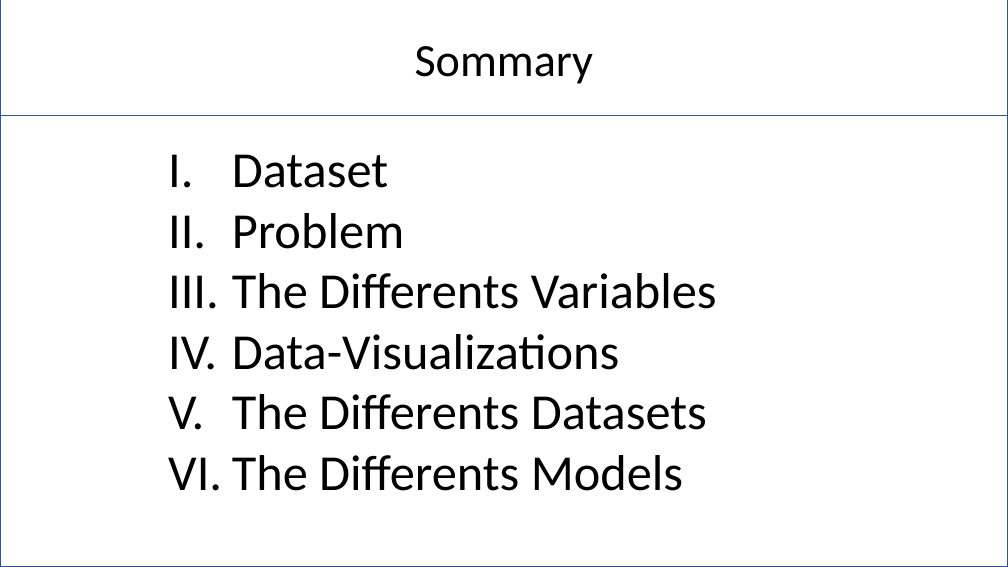
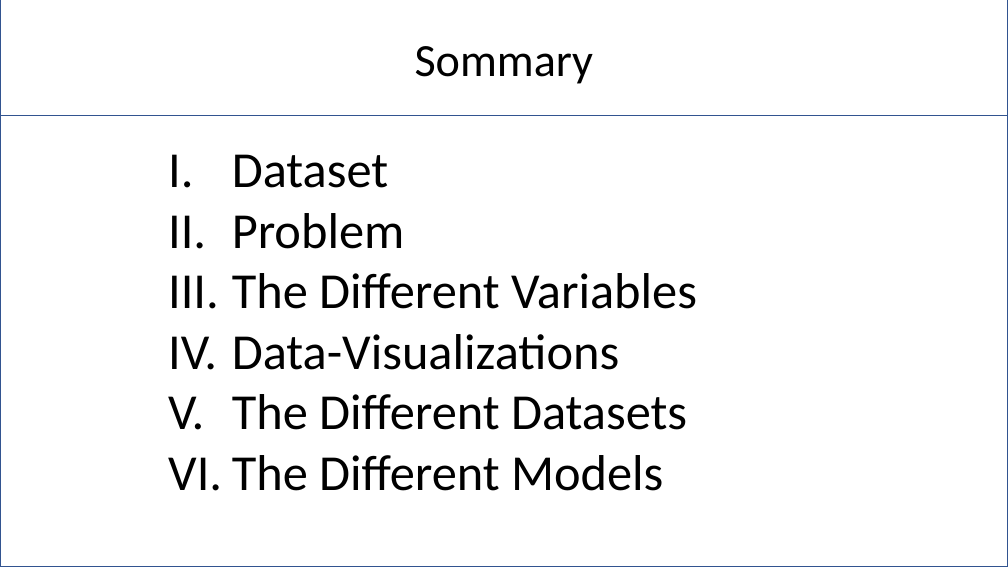
Before and after one commit to Pierre-Portfolio/Seoul-Bike-Sharing, a slide deck: slide 2 of livrable/rapport/SeoulPierreAnthony.pptx. Drawn at 1008x567 pixels with LibreOffice and Linux fonts; fonts in the diff are those of the drawing; background and template pictures are left out. Boxes give left, top, right and bottom in pixels: in the first picture for what was removed or moved away, otherwise in the second. Text is boxed around its words. In the diff, an @@ line names an element or a change of style, - is before the commit and + after.

```diff
--- a/livrable/rapport/SeoulPierreAnthony.pptx
+++ b/livrable/rapport/SeoulPierreAnthony.pptx
@@ text at (232,273,697,309): text changed @@
-The Differents Variables
+The Different Variables
@@ text at (232,394,687,491): text changed @@
-The Differents Datasets
-The Differents Models
+The Different Datasets
+The Different Models
```
Also in this commit, not shown: 5 other slides changed.
